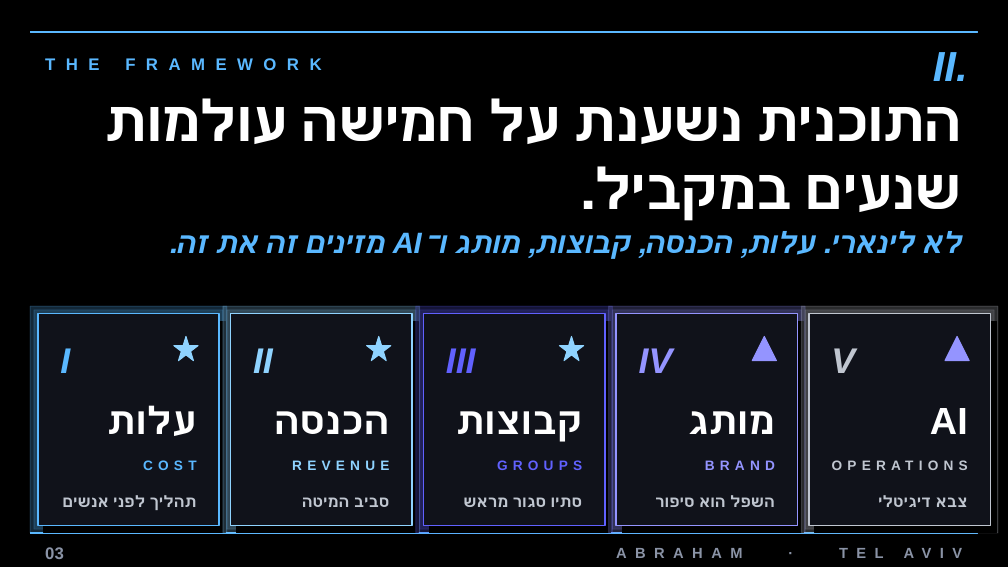
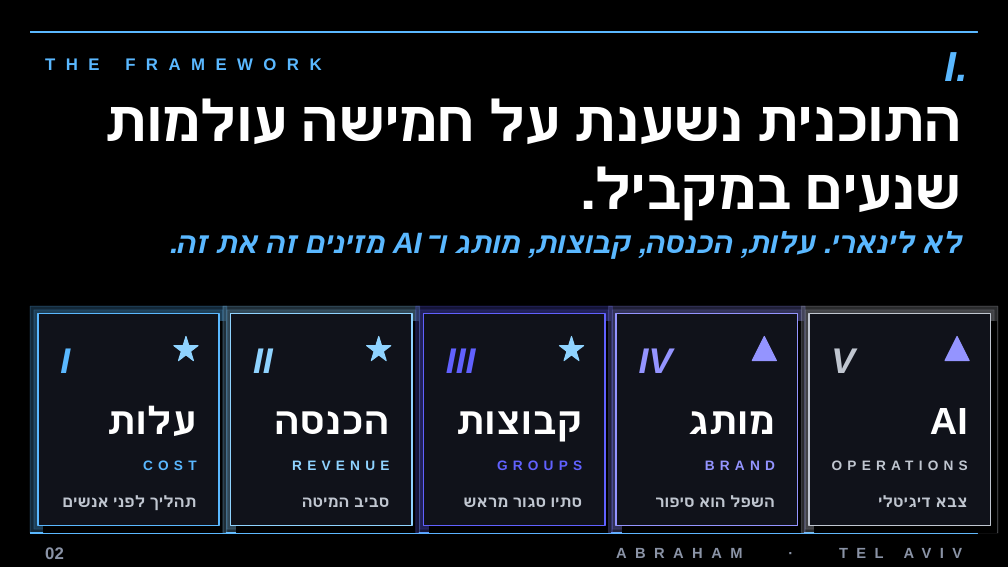
Before and after one commit to gitteromri-ux/abraham-tel-aviv-gm, a slide deck: slide 2 of abraham-gm-deck.pptx (slide 3 before the commit). Drawn at 1008x567 pixels with LibreOffice and Linux fonts; fonts in the diff are those of the drawing. Boxes give left, top, right and bottom in pixels: in the first picture for what was removed or moved away, otherwise in the second. Text is boxed around its words. In the diff, an @@ line names an element or a change of style, - is before the commit and + after.

```diff
--- a/abraham-gm-deck.pptx
+++ b/abraham-gm-deck.pptx
@@ text at bbox=[944, 52, 967, 81]: text changed @@
-II.
+I.
@@ text at bbox=[45, 547, 64, 559]: text changed @@
-03
+02
```
Also in this commit, not shown: 1 other slide changed, 3 other files.
